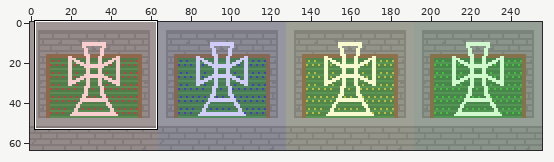
Sprite sheet, stored at hosted/sprites/Farms.png. The picture above shows the old version from afar; the outline marks the close-up.
Close-up. As it was:
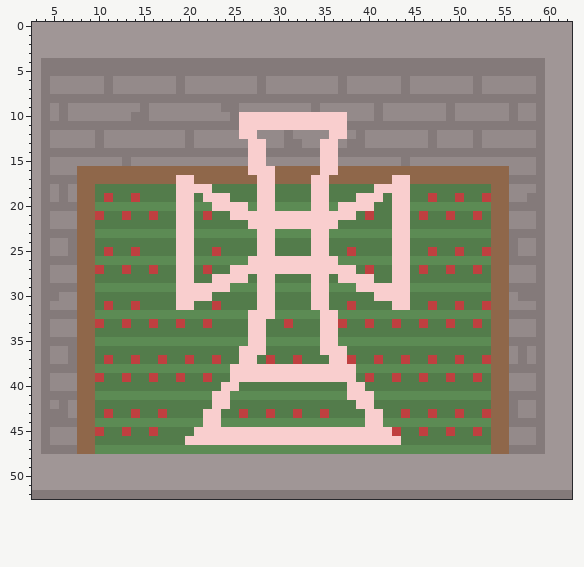
The file is 256x64 pixels. Shown: x 3..62, y 0..52. The commit also changed other parts of the picture, which this record leaves out.
Once edited:
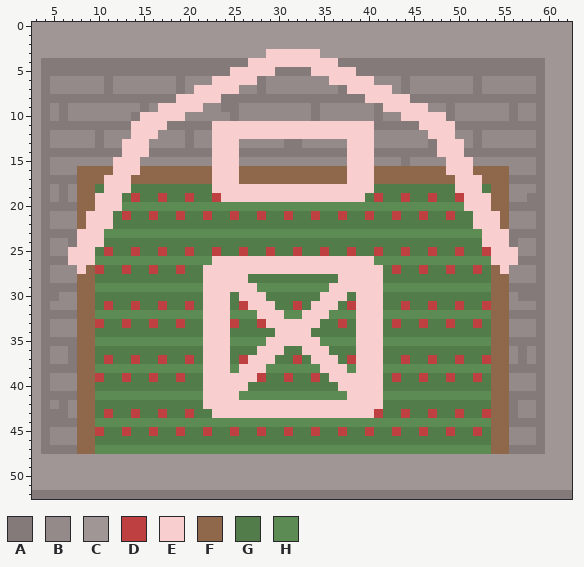
Palette (. is transparent): A #847a7a  B #948a8a  C #a09696  D #bf4040  E #f9cece  F #8f674a  G #537c4b  H #5c8b54
From old to new:
Changed rows in their new state; - is an unchanged pixel.
first column x 7:
 3 ----------------------EEEEEE----------------------
 4 --------------------EEEEEEEEEE--------------------
 5 ------------------EEEEE----EEEEE------------------
 6 ----------------EEEEE--------EEEEE----------------
 7 --------------EEEEE------------EEEEE--------------
 8 ------------EEEEE----------------EEEEE------------
 9 ----------EEEEE--------------------EEEEE----------
10 --------EEEEE------BBBBBBBBABBB------EEEEE--------
11 -------EEEE-----EEE------------EEE-----EEEE-------
12 -------EEE------EEE--EEEEEEEE--EEE------EEE-------
13 ------EEE-------EEE-BB------BB-EEE-------EEE------
14 ------EEE-------EEE-AA------AA-EEE-------EEE------
15 -----EEE--------EEE-BB------BB-EEE--------EEE-----
16 -----EEE--------EEE-FFF-----FF-EEE--------EEE-----
17 ----EEE-----FF--EEE--FF----FF--EEE--FF-----EEE----
18 ----EEE-----GGGGEEEEE--EEEE--EEEEEGGGG-----EEE----
19 ---EEE----D-GD-GD-EEE--EEEE--EEE-GD-GD------EEE---
20 ---EEE------HH--HHHH-HH----HH-HHHHHHHH------EEE---
21 --EEE-------DG----DGGDGGDGGDGGDG----DG-------EEE--
22 --EEE-------GG------GGGGGGGGGG------GG-------EEE--
23 -EEE--------HH-------HH----HH-------HH--------EEE-
24 -EEE--------GG-------GG----GG-------GG--------EEE-
25 EEE-------D-GD-----D-GD--D-GD-----D-GD---------EEE
26 EEE---------HH--EEEE----------EEEE--HH---------EEE
27 -E----------DG-EEE--------------EEE-DG----------E-
28 ------------GG-E-----GG----GG-----E-GG------------
29 ------------HHH---EEEHH----HHEEE---HHH------------
30 ------------GGG-EE-EE-G----G-EE-EE-GGG------------
31 ----------D-GD-EEE-DE----D---E--EEE-GD------------
32 ---------------EEE--H--E--EE-H--EEE---------------
33 ---------------EEED-GDEEEEEEGG--EEE---------------
34 ---------------EEE--GG-EEEE-GG--EEE---------------
35 ---------------EEE--HHEEEEEEHH--EEE---------------
36 ---------------EEE-GG-EE--EE-GG-EEE---------------
37 ---------------EEE-D-EE----EE-G-EEE---------------
38 ---------------EEEH---HHHHHH---HEEE---------------
39 ---------------EEE---DGGDGGDG---EEE---------------
40 ---------------EE--E----------E--EE---------------
41 ---------------E--E---------------E---------------
42 ---------------E--EEEEEEEEEEEEEE--E---------------
43 -------------D-G-EEEEEEEEEEEEEEEE-D---------------
44 ---------------HH----------------HH---------------
45 ------------D-GDGGDGGDGGDGGDGGDGGDGG--------------
46 -------------GGGGGGGGGGGGGGGGGGGGGGGG-------------
